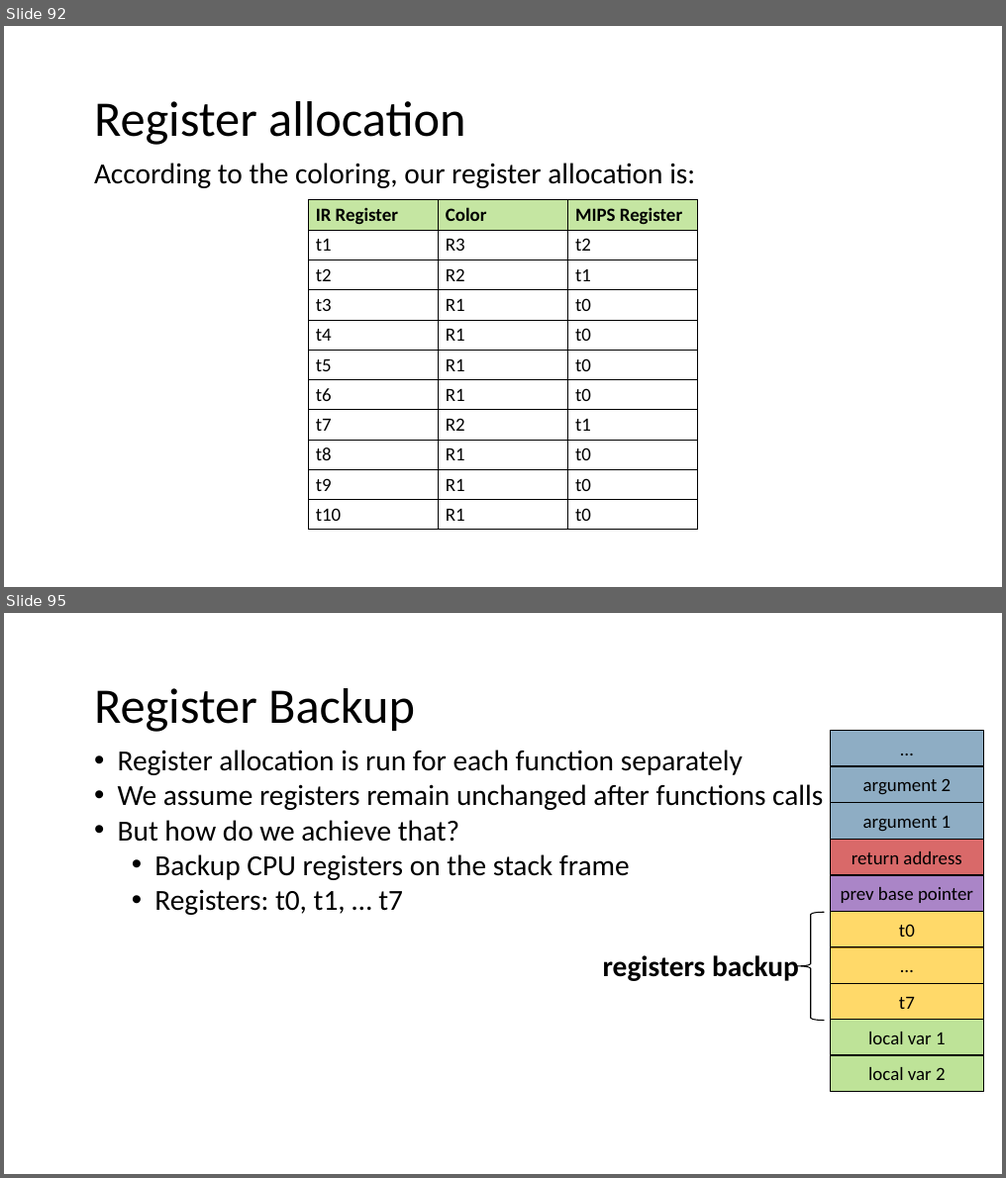
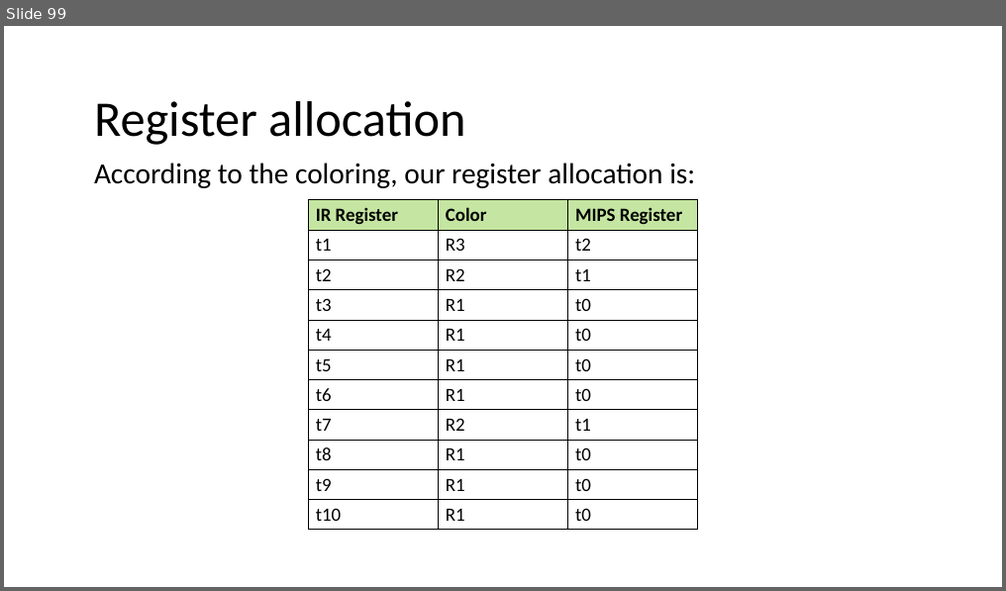
Before and after one commit to nivshani/compilation, a slide deck: slides/register_allocation.pptx. Shown one above the other, each under a label of ours: slides 92 and 95 before the commit, slide 99 after it; the slides between them are not shown. The pictures are 1006x1178 and 1006x591 pixels, drawn with LibreOffice and Linux fonts; fonts in the diff are those of the drawing. Boxes give left, top, right and bottom in pixels: in the first picture for what was removed or moved away, otherwise in the second. Text is boxed around its words. In the diff, an @@ line names an element or a change of style, - is before the commit and + after.

```diff
--- a/slides/register_allocation.pptx
+++ b/slides/register_allocation.pptx
@@ slide 95 removed at box(4, 613, 1002, 1174), background #FFFFFF @@
@@ text removed at box(94, 688, 415, 732) @@
-Register Backup
@@ text removed at box(118, 750, 823, 915) @@
-• Register allocation is run for each function separately
-• We assume registers remain unchanged after functions calls
-• But how do we achieve that?
-  • Backup CPU registers on the stack frame
-  • Registers: t0, t1, … t7
@@ left brace removed at box(798, 912, 825, 1021) @@
@@ text removed at box(603, 956, 799, 981) @@
-registers backup
@@ group removed at box(830, 730, 984, 1091): 10 rectangles @@
-return address
-prev base pointer
-t0
-…
-argument 1
-…
-argument 2
-t7
-local var 1
-local var 2
@@ what was slide 92 is now slide 99 @@
```
Also in this commit, not shown: 38 slides changed, 7 slides added, 2 other slides removed, 1 other file.
